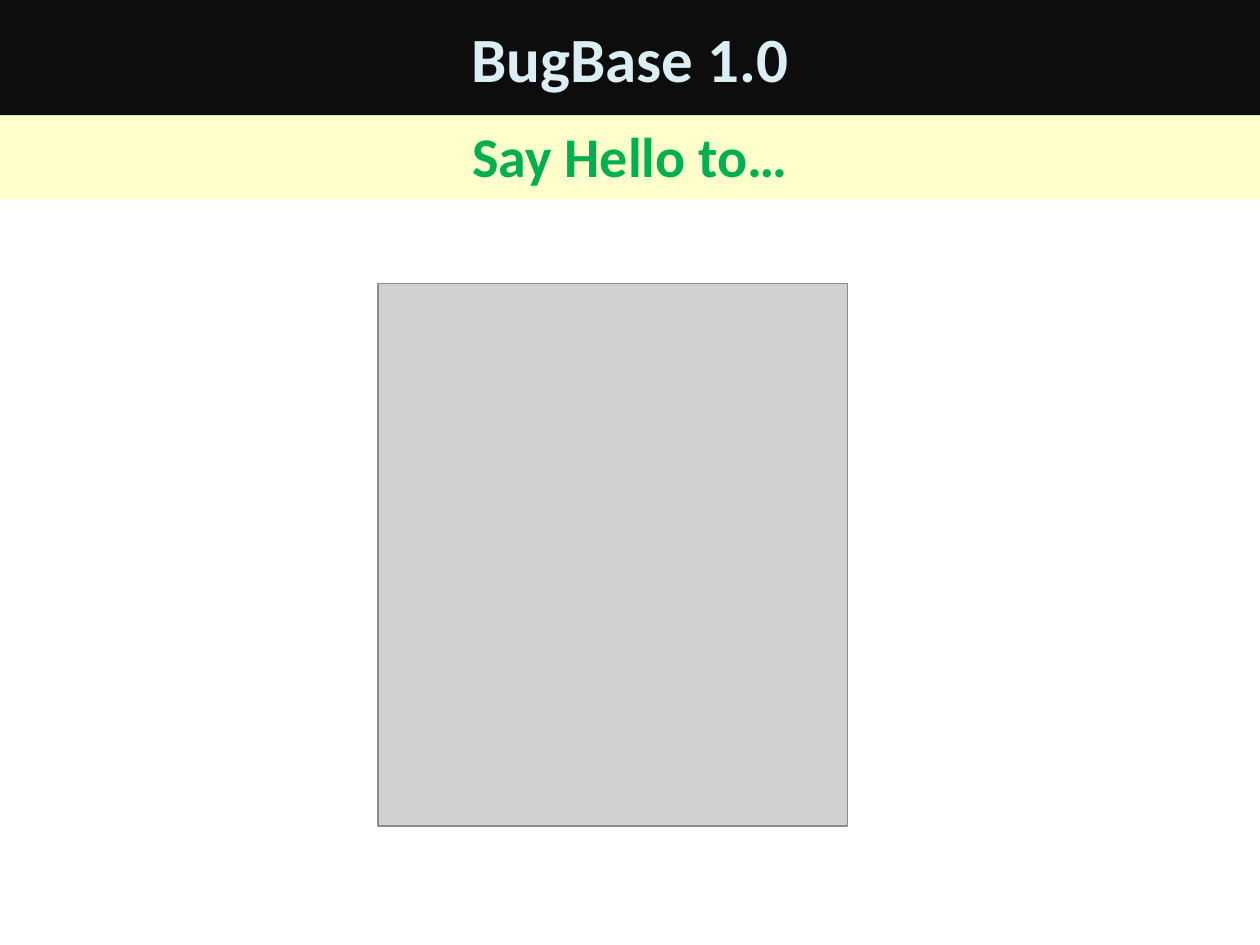
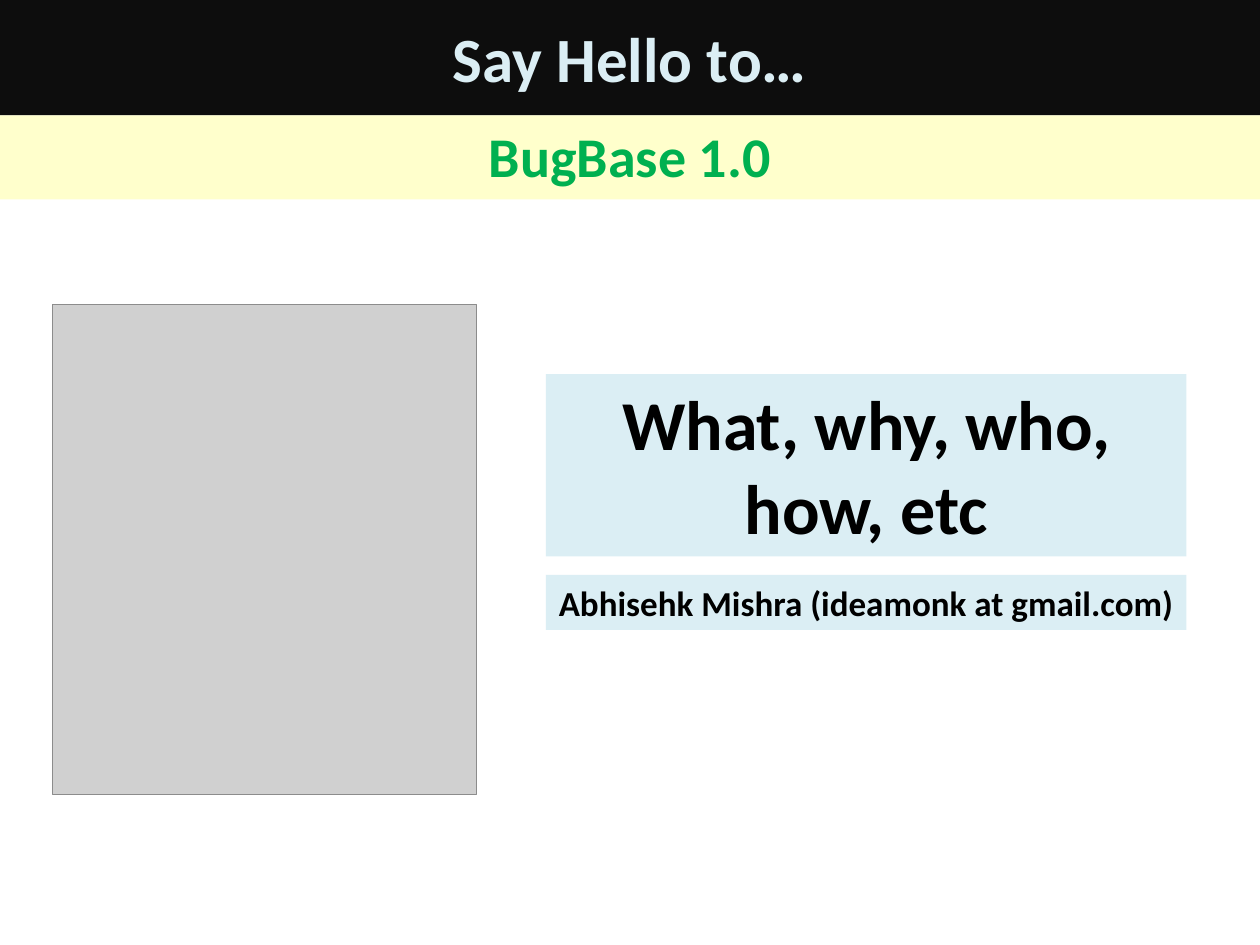
Before and after one commit to ideamonk/bugbase, a slide deck: slide 1 of advocacy/BugBase 1.pptx. Drawn at 1260x945 pixels with LibreOffice and Linux fonts; fonts in the diff are those of the drawing; grey boxes stand for pictures. Boxes give left, top, right and bottom in pixels: in the first picture for what was removed or moved away, otherwise in the second. Text is boxed around its words. In the diff, an @@ line names an element or a change of style, - is before the commit and + after.

```diff
--- a/advocacy/BugBase 1.pptx
+++ b/advocacy/BugBase 1.pptx
@@ title "Say Hello to…" resized from (x1=0, y1=116, x2=1260, y2=200) to (x1=0, y1=0, x2=1260, y2=116) @@
@@ title "Say Hello to…" at (x1=0, y1=0, x2=1260, y2=116): size 32 to 36 pt, text colour #00B050 to #DBEEF4; less space between paragraphs; vertical alignment top to middle; subtitle to title; fill #FFFFCC to #0D0D0D @@
@@ subtitle "BugBase 1.0" resized from (x1=0, y1=0, x2=1260, y2=116) to (x1=0, y1=116, x2=1260, y2=200) @@
@@ subtitle "BugBase 1.0" at (x1=0, y1=116, x2=1260, y2=200): size 36 to 32 pt, text colour #DBEEF4 to #00B050; more space between paragraphs; vertical alignment middle to top; title to subtitle; fill #0D0D0D to #FFFFCC @@
@@ picture resized from (x1=378, y1=284, x2=848, y2=827) to (x1=53, y1=305, x2=478, y2=795) @@
@@ rectangle added at (x1=546, y1=374, x2=1186, y2=557), fill #DBEEF4, 40 pt, text #000000, bold @@
+What, why, who, how, etc
@@ rectangle added at (x1=546, y1=575, x2=1186, y2=630), fill #DBEEF4, 20 pt, text #000000, bold @@
+Abhisehk Mishra (ideamonk at gmail.com)
```
Also in this commit, not shown: 1 other slide changed, 14 slides added.
